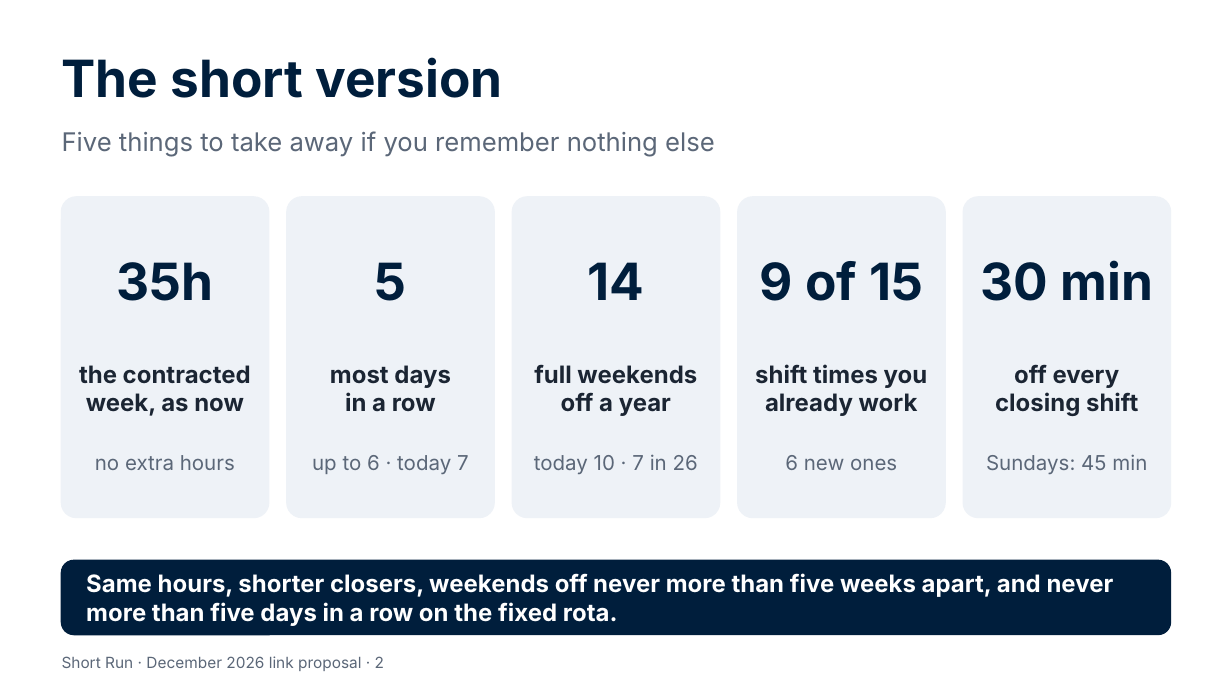
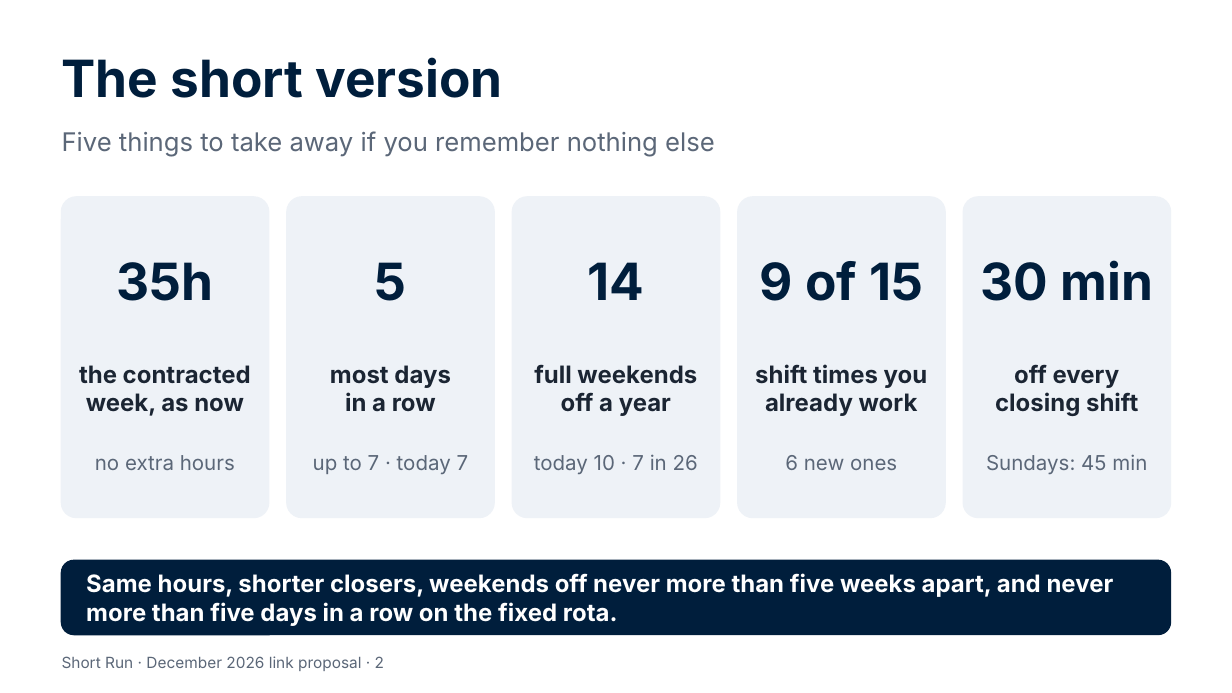
Before and after one commit to Garethdavidmiller/roster-app, a slide deck: slide 2 of docs/links-26/presentations/Short-Run-for-colleagues.pptx. Drawn at 1232x693 pixels with LibreOffice and Linux fonts; fonts in the diff are those of the drawing. Boxes give left, top, right and bottom in pixels: in the first picture for what was removed or moved away, otherwise in the second. Text is boxed around its words. In the diff, an @@ line names an element or a change of style, - is before the commit and + after.

```diff
--- a/docs/links-26/presentations/Short-Run-for-colleagues.pptx
+++ b/docs/links-26/presentations/Short-Run-for-colleagues.pptx
@@ text at (x1=313, y1=455, x2=469, y2=474): text changed @@
-up to 6 · today 7
+up to 7 · today 7
```
Also in this commit, not shown: 3 other slides changed, 56 other files.
